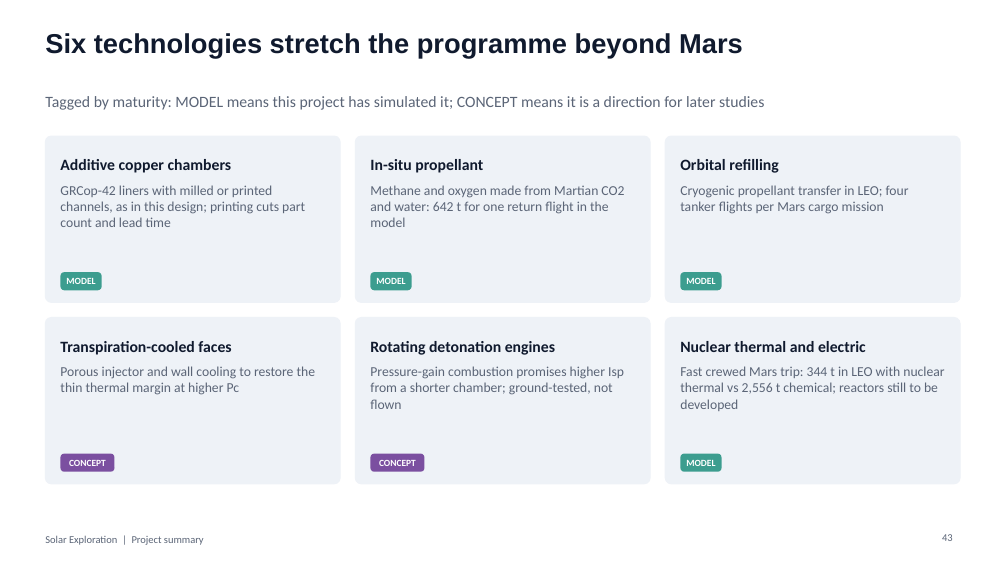
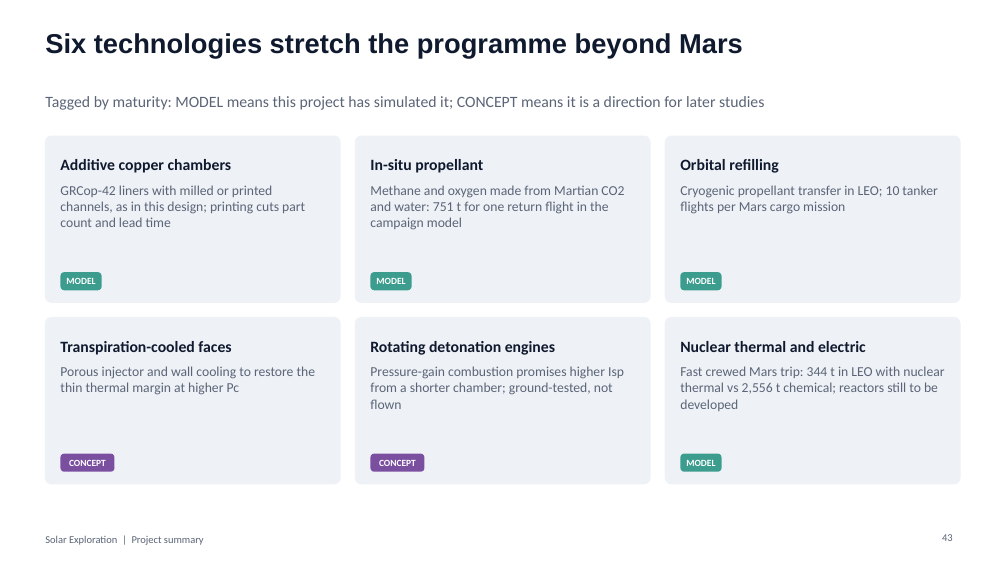
Before and after one commit to Skymeapple/solar-exploration, a slide deck: slide 43 of presentation/Solar_Exploration_Project_Summary.pptx. Drawn at 1008x567 pixels with LibreOffice and Linux fonts; fonts in the diff are those of the drawing. Boxes give left, top, right and bottom in pixels: in the first picture for what was removed or moved away, otherwise in the second. Text is boxed around its words. In the diff, an @@ line names an element or a change of style, - is before the commit and + after.

```diff
--- a/presentation/Solar_Exploration_Project_Summary.pptx
+++ b/presentation/Solar_Exploration_Project_Summary.pptx
@@ text at <box>370,185,624,230</box>: text changed @@
-Methane and oxygen made from Martian CO2 and water: 642 t for one return flight in the model
+Methane and oxygen made from Martian CO2 and water: 751 t for one return flight in the campaign model
@@ text at <box>680,185,937,214</box>: text changed @@
-Cryogenic propellant transfer in LEO; four tanker flights per Mars cargo mission
+Cryogenic propellant transfer in LEO; 10 tanker flights per Mars cargo mission
```
Also in this commit, not shown: 31 other slides changed, 44 other files.
